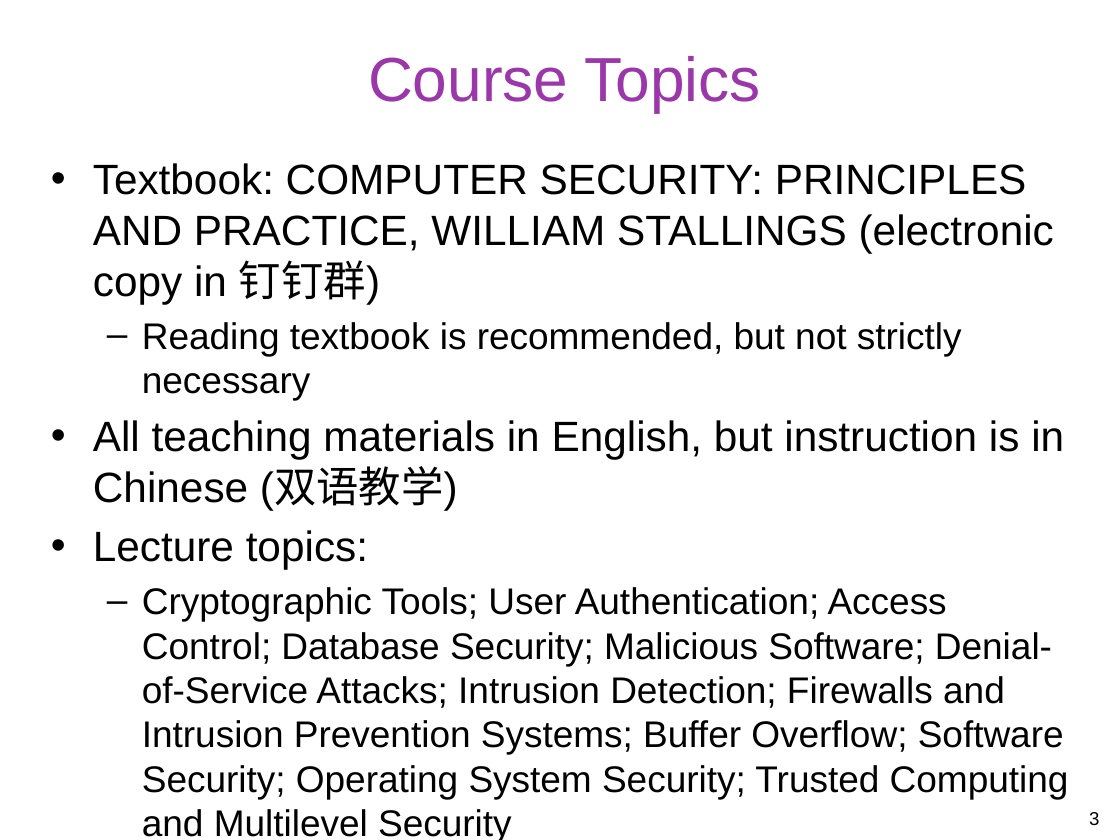
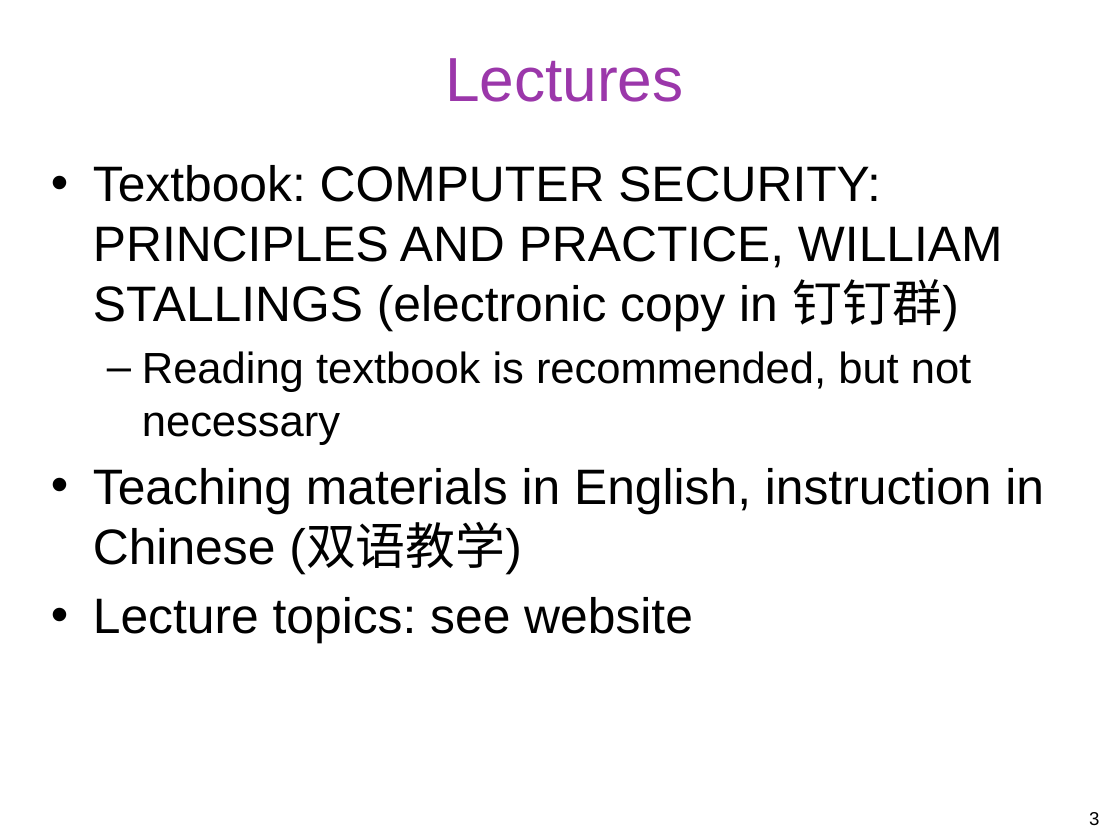
Before and after one commit to gulaoshi/gu.github.io, a slide deck: slide 3 of InfoSec/PPTs/L0-Introduction.pptx. Drawn at 1120x840 pixels with LibreOffice and Linux fonts; fonts in the diff are those of the drawing. Boxes give left, top, right and bottom in pixels: in the first picture for what was removed or moved away, otherwise in the second. Text is boxed around its words. In the diff, an @@ line names an element or a change of style, - is before the commit and + after.

```diff
--- a/InfoSec/PPTs/L0-Introduction.pptx
+++ b/InfoSec/PPTs/L0-Introduction.pptx
@@ title at (445,58,683,102): text changed @@
-Course Topics
+Lectures
@@ text at (93,165,1003,332): size 27.2 to 32 pt in "Textbook: COMPUTER SECURITY: PRINCIPLES AND PRACTICE, WILLIA ..." @@
@@ text at (93,351,1044,644): text changed; size 23.8 to 32 pt @@
-  – Reading textbook is recommended, but not strictly necessary
-• All teaching materials in English, but instruction is in Chinese (双语教学)
-• Lecture topics:
-  – Cryptographic Tools; User Authentication; Access Control; Database Security; Malicious Software; Denial-of-Service Attacks; Intrusion Detection; Firewalls and Intrusion Prevention Systems; Buffer Overflow; Software Security; Operating System Security; Trusted Computing and Multilevel Security
+  – Reading textbook is recommended, but not necessary
+• Teaching materials in English, instruction in Chinese (双语教学)
+• Lecture topics: see website
```
Also in this commit, not shown: 3 other slides changed, 1 slide removed, 15 other files.
